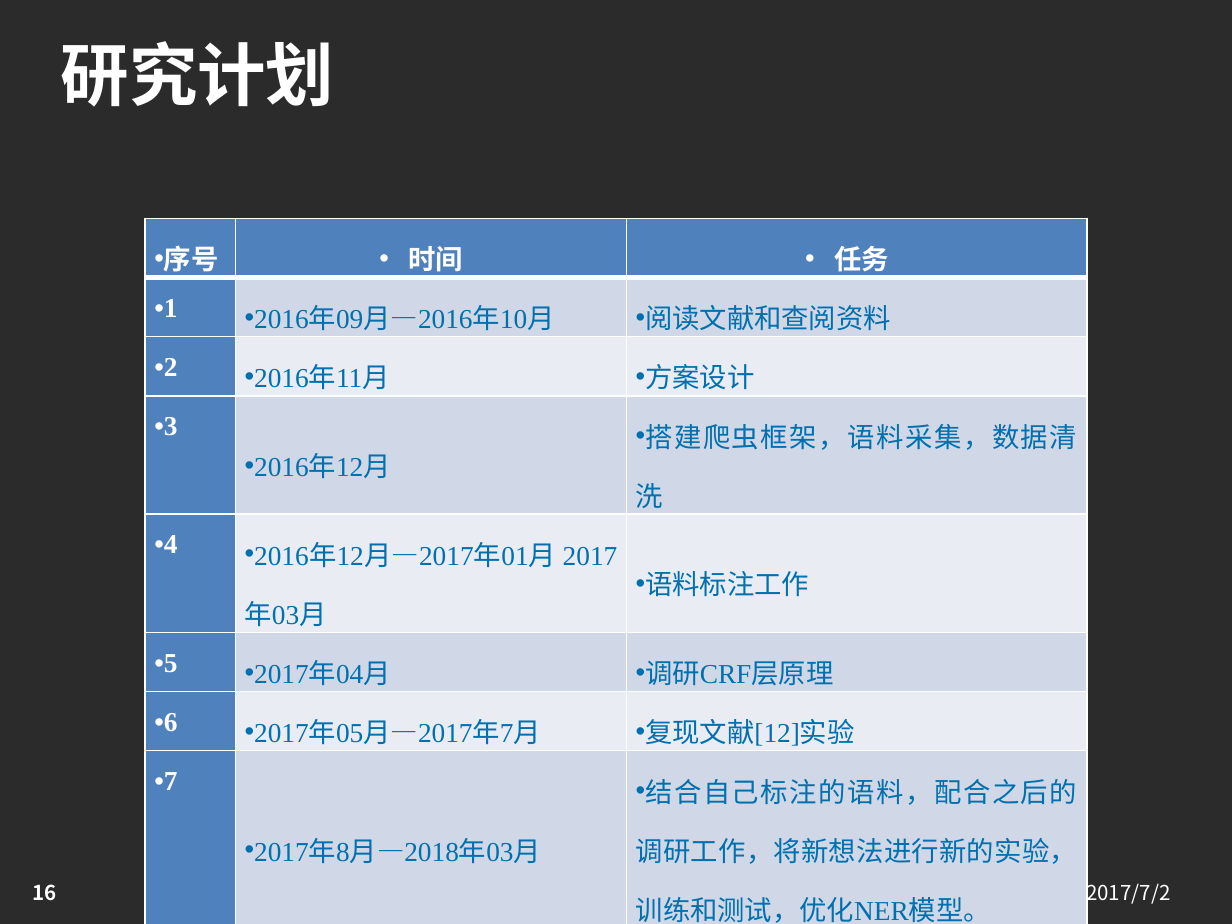
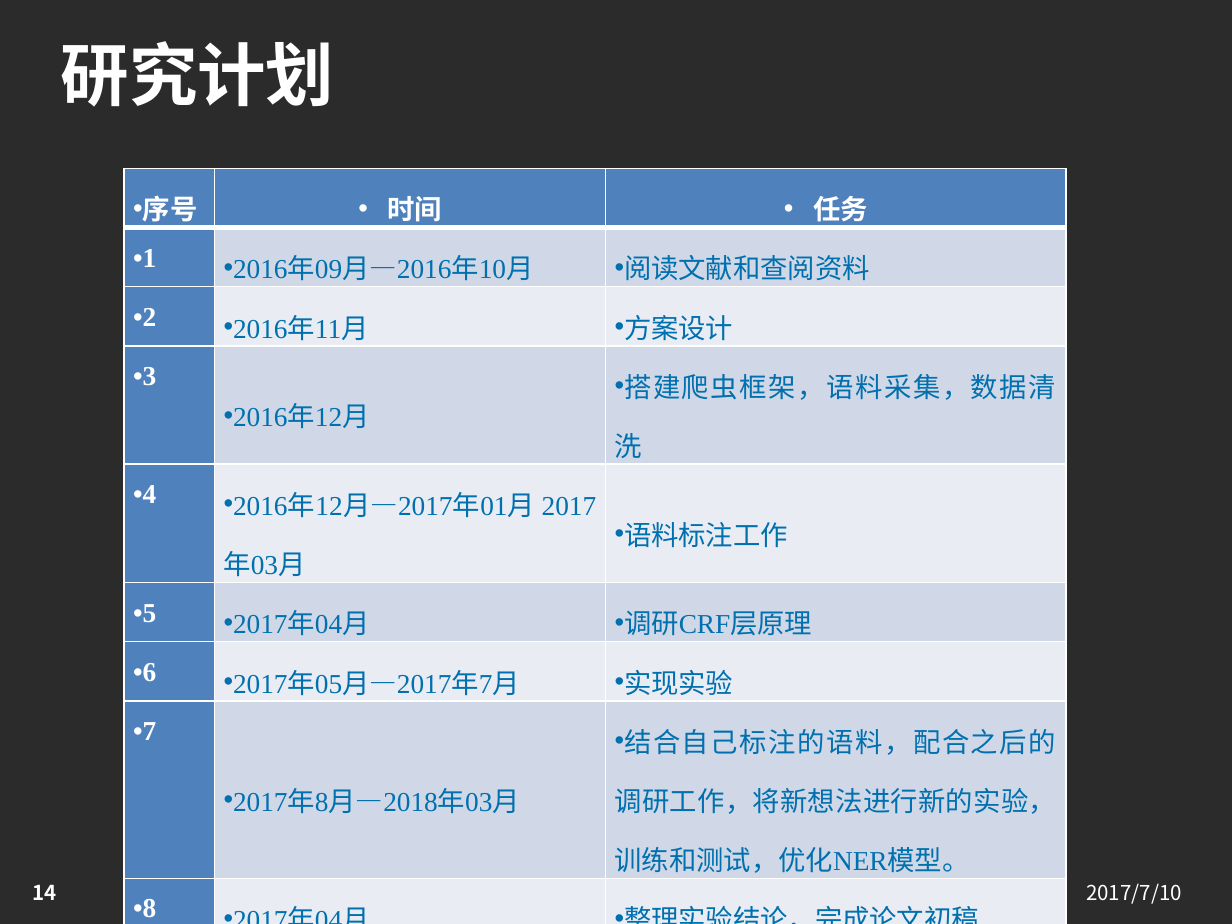
Before and after one commit to jxwb088047/Interim_reply, a slide deck: slide 14 of 林广和中期答辩.pptx (slide 16 before the commit). Drawn at 1232x924 pixels with LibreOffice and Linux fonts; fonts in the diff are those of the drawing; background and template pictures are left out; a plain dark background stands for a picture behind light text. Boxes give left, top, right and bottom in pixels: in the first picture for what was removed or moved away, otherwise in the second. Text is boxed around its words. In the diff, an @@ line names an element or a change of style, - is before the commit and + after.

```diff
--- a/林广和中期答辩.pptx
+++ b/林广和中期答辩.pptx
@@ table at (x1=124, y1=169, x2=1066, y2=922) @@
-row 7, column 3: 复现文献[12]实验
+row 7, column 3: 实现实验
@@ table resized from (x1=145, y1=218, x2=1087, y2=924) to (x1=124, y1=169, x2=1066, y2=922) @@
@@ page number at (x1=477, y1=809, x2=508, y2=813): text changed @@
-16
+14
@@ page number at (x1=32, y1=884, x2=56, y2=900): text changed @@
-16
+14
@@ text at (x1=1086, y1=884, x2=1182, y2=904): text changed @@
-2017/7/2
+2017/7/10
```
Also in this commit, not shown: 10 other slides changed, 4 slides added, 6 slides removed, 6 other files.
